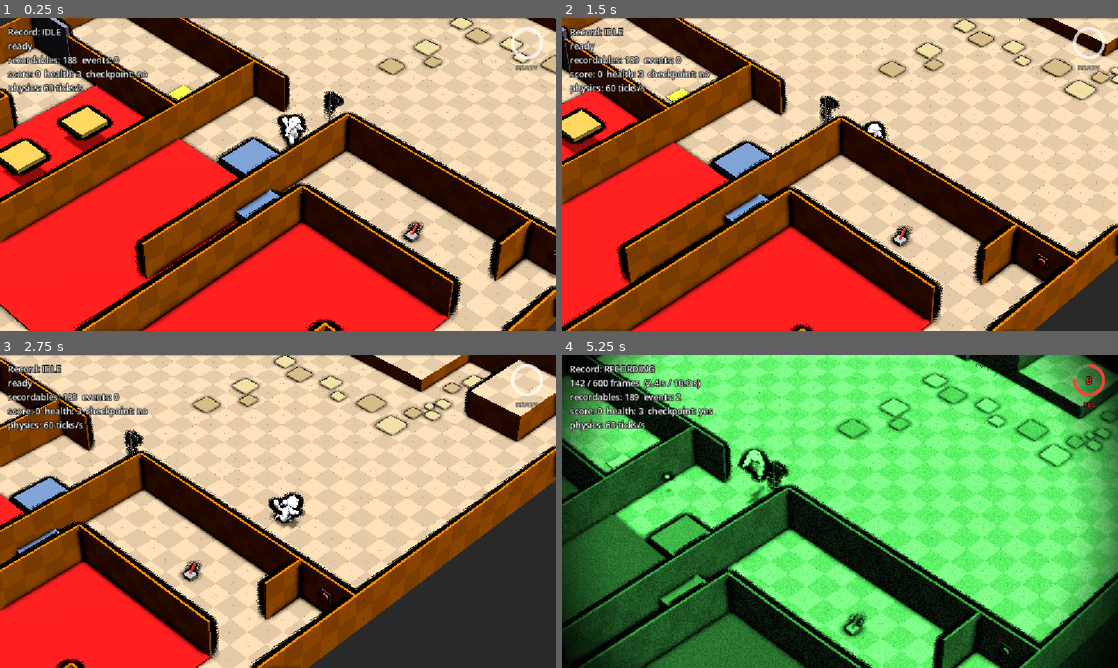
Above: before the commit, frames 1-4 (two rows, left to right).
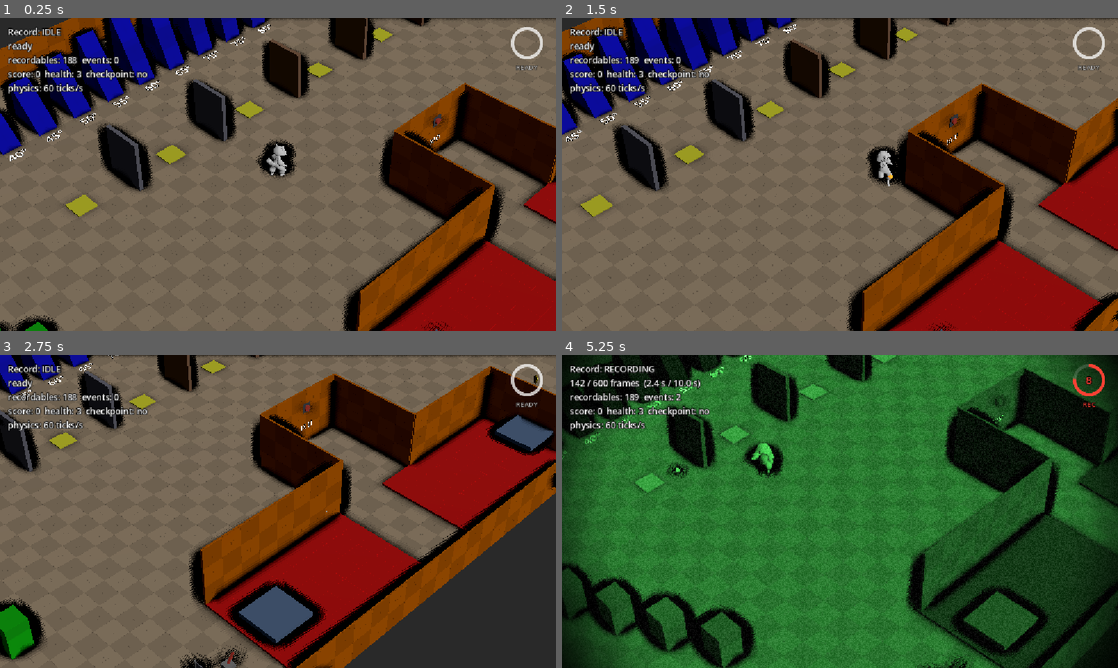
Above: after the commit, the same moments.

Repository: Yostarduck/machigpe
Game: Godot game, scene res://scenes/main.tscn
Same seed, same stepped clock (60 frames per second), same inputs: the game is played once before the commit and once after it.
Inputs:
- Up to frame 1 (0.25 s): no input
- Up to frame 2 (1.5 s): hold D (move_right) 0.53-1.28 s; hold Space (jump) 0.53-1.28 s; hold S (move_down) from 1.28 s (still down); tap J (attack) at 1.35 s
- Up to frame 3 (2.75 s): tap Space (jump) at 1.52, 1.55, 1.82 s; release S (move_down) at 2.03 s; hold D (move_right) from 2.03 s (still down); hold Space (jump) from 2.03 s (still down); tap E (interact) at 2.1 s
- Up to frame 4 (5.25 s): release D (move_right) at 2.78 s; release Space (jump) at 2.78 s; hold W (move_up) 2.78-3.53 s; tap R (record) at 2.85 s; tap Space (jump) at 3.02, 3.05, 3.32, 4.52, 4.55, 4.82 s; hold Space (jump) 3.53-4.28 s; hold A (move_left) 3.53-5.03 s; tap J (attack) at 4.35 s; hold S (move_down) from 5.03 s (still down); hold Space (jump) from 5.03 s (still down); tap E (interact) at 5.1 s

The runs differ from the first frame. In frame 1, 96% of the frame differs, in the area x 0-100%, y 0-100%; in frame 2, 97%; in frame 3, 85%; in frame 4, 83%.

Commit message:
* Changed camera follower

Diff:
--- a/scenes/main.tscn
+++ b/scenes/main.tscn
@@ -13,27 +13,26 @@
 [node name="root" type="Node3D" unique_id=986410265]
 
 [node name="CameraRig" type="Node3D" parent="." unique_id=1942554622 node_paths=PackedStringArray("target", "camera")]
-transform = Transform3D(0.7071067, -0.4545194, 0.54167515, 0, 0.7660443, 0.6427875, -0.7071067, -0.4545194, 0.54167515, 15, 15, 15)
+transform = Transform3D(0.7071067, -0.45451936, 0.54167515, 0, 0.7660443, 0.6427875, -0.7071067, -0.45451936, 0.54167515, 21.667, 25.712, 21.667)
 script = ExtResource("13_crig")
 target = NodePath("../PlayerHandler")
 camera = NodePath("Camera3D")
-offset = Vector3(14, 15, 15)
-inner_rect = Vector2(0.2, 0.2)
-outer_rect = Vector2(0.4, 0.5)
-max_lead = 7.0
+offset = Vector3(21.667, 25.712, 21.667)
+inner_rect = Vector2(0.1, 0.2)
+outer_rect = Vector2(0.5, 0.4)
+max_lead = 10.0
 lead_speed = 2.0
-lead_return_speed = 8.0
+lead_return_speed = 4.0
 
 [node name="Camera3D" type="Camera3D" parent="CameraRig" unique_id=1575767219]
-transform = Transform3D(1, 0, 0, 0, 1.0000001, -2.9802322e-08, 0, 0, 1, 0, 0, 30)
+transform = Transform3D(1, 0, 0, 0, 1.0000001, -2.9802322e-08, 0, 0, 1, 0, 0, 0)
 current = true
-fov = 15.0
+fov = 20.0
 size = 12.5
 near = 5.0
 far = 100.0
 
 [node name="PlayerHandler" parent="." unique_id=818973133 instance=ExtResource("2_sugp2")]
-transform = Transform3D(-4.371139e-08, 0, -1, 0, 1, 0, 1, 0, -4.371139e-08, 0, 0, -196.56091)
 
 [node name="Label3D" type="Label3D" parent="PlayerHandler" unique_id=576816035]
 transform = Transform3D(1, 0, 0, 0, 1, 0, 0, 0, 1, 0, 2, 0)
@@ -48,7 +47,6 @@
 light_indirect_energy = 0.0
 light_volumetric_fog_energy = 0.0
 shadow_enabled = true
-directional_shadow_mode = 1
 directional_shadow_split_1 = 0.2
 directional_shadow_blend_splits = true
 directional_shadow_pancake_size = 1.0
--- a/scripts/camera/camera_rig.gd
+++ b/scripts/camera/camera_rig.gd
@@ -17,15 +17,17 @@
 ## more of the level is visible in front of the player than behind. The wall still uses
 ## the real feet.
 ##
-## The screen position alone sets the image (orthographic camera), so the camera is
-## placed on its view ray at the height reference_height + offset.y. Walking on flat
-## ground only moves it on X and Z; it moves on Y only when the framed height changes
-## (landing higher or lower, falling). Its distance to the player along the view axis
-## stays constant, so the scene never drifts towards the near or far clip planes.
+## The camera is placed on its view ray at the height reference_height + offset.y.
+## Walking on flat ground only moves it on X and Z; it moves on Y only when the framed
+## height changes (landing higher or lower, falling). Its distance to the framed height
+## along the view axis stays constant: with a perspective camera the player keeps the
+## same size on screen, and the scene never drifts towards the near or far clip planes.
+## The reference height eases towards its target (critically damped, no overshoot), so
+## these vertical moves start and stop smoothly.
 
 ## Node followed. Its origin is the feet. Defaults to the first node in the "player" group.
 @export var target : Node3D
-## The orthographic camera; its size gives the visible area.
+## The camera (perspective or orthographic); it gives the visible area.
 @export var camera : Camera3D
 ## Camera position relative to the focus point.
 @export var offset : Vector3 = Vector3(10, 10, 10)
@@ -53,8 +55,11 @@
 @export var lead_min_speed : float = 0.5
 
 @export_group("Vertical framing")
-## How fast (m/s) the framed height reaches the floor height after landing somewhere new.
-@export var height_follow_speed : float = 6.0
+## Roughly the time (s) the framed height takes to reach the floor height after landing
+## somewhere new. Higher = smoother and slower.
+@export var height_smooth_time : float = 0.35
+## The same while following a fall (lower, so the camera keeps up with the drop).
+@export var fall_smooth_time : float = 0.15
 ## How far (m) the feet can fall below the framed height before the camera follows them down.
 @export var fall_threshold : float = 2.0
 
@@ -64,6 +69,9 @@
 var reference_height : float
 ## Fell more than fall_threshold: the reference height follows the feet until landing.
 var _falling : bool = false
+## Height the reference height eases towards, and its current speed (m/s).
+var _height_target : float
+var _height_velocity : float = 0.0
 ## Offset (world X/Z) of the framed point from the feet: the look-ahead.
 var lead : Vector3 = Vector3.ZERO
 var _last_feet : Vector3
@@ -111,18 +119,32 @@
 func snap() -> void:
 	focus = _to_plane(target.global_position)
 	reference_height = target.global_position.y
+	_height_target = reference_height
+	_height_velocity = 0.0
 	_falling = false
 	lead = Vector3.ZERO
 	_last_feet = target.global_position
 	_apply()
 
-## Visible area of the camera in metres (width, height).
+## Visible area of the camera in metres (width, height). Perspective: measured at the
+## framed height, on the screen centre.
 func view_size() -> Vector2:
 	var viewport := get_viewport().get_visible_rect().size
 	var aspect := viewport.x / viewport.y if viewport.y > 0.0 else 1.0
+	var size := camera.size
+	if camera.projection == Camera3D.PROJECTION_PERSPECTIVE:
+		size = 2.0 * _framed_distance() * tan(deg_to_rad(camera.fov) * 0.5)
 	if camera.keep_aspect == Camera3D.KEEP_WIDTH:
-		return Vector2(camera.size, camera.size / aspect)
-	return Vector2(camera.size * aspect, camera.size)
+		return Vector2(size, size / aspect)
+	return Vector2(size * aspect, size)
+
+# Distance from the camera, along its view axis, to the framed height on the screen centre
+func _framed_distance() -> float:
+	var forward := -camera.global_basis.z
+	var to_rig := (global_position - camera.global_position).dot(forward)
+	# The rig is offset.y above the framed height, on the view axis
+	var rig_to_framed := offset.y / absf(_back.y) if absf(_back.y) > 0.001 else 0.0
+	return maxf(to_rig + rig_to_framed, 0.01)
 
 ## Where the feet are relative to the screen centre, in metres on the camera plane.
 func screen_offset(world_point: Vector3) -> Vector2:
@@ -146,15 +168,36 @@
 ## On the floor it moves to the feet height; in the air it stays (jumps), unless the
 ## feet fall more than fall_threshold below it.
 func _update_reference_height(feet_height: float, delta: float) -> void:
-	if _is_grounded():
-		reference_height = move_toward(reference_height, feet_height, height_follow_speed * delta)
-	elif feet_height < reference_height - fall_threshold or _falling:
-		# A real fall: frame the feet themselves until landing. The camera speed is
-		# limited, so this catches up smoothly instead of jumping.
+	var grounded := _is_grounded()
+	if grounded:
+		_height_target = feet_height
+	elif feet_height < _height_target - fall_threshold or _falling:
+		# A real fall: frame the feet themselves until landing
 		_falling = true
-		reference_height = feet_height
-	if _is_grounded():
+		_height_target = feet_height
+	var smooth_time := fall_smooth_time if _falling else height_smooth_time
+	if grounded:
 		_falling = false
+	reference_height = _smooth_damp(reference_height, _height_target, smooth_time, delta)
+
+# Critically damped ease towards `to`: starts and stops smoothly, never overshoots.
+# Keeps its speed in _height_velocity.
+func _smooth_damp(from: float, to: float, smooth_time: float, delta: float) -> float:
+	if smooth_time <= 0.0:
+		_height_velocity = 0.0
+		return to
+	var omega := 2.0 / smooth_time
+	var x := omega * delta
+	var decay := 1.0 / (1.0 + x + 0.48 * x * x + 0.235 * x * x * x)
+	var change := from - to
+	var temp := (_height_velocity + omega * change) * delta
+	_height_velocity = (_height_velocity - omega * temp) * decay
+	var result := to + (change + temp) * decay
+	# No overshoot
+	if (to - from > 0.0) == (result > to):
+		result = to
+		_height_velocity = 0.0
+	return result
 
 func _is_grounded() -> bool:
 	if target.has_method(&"is_grounded"):
